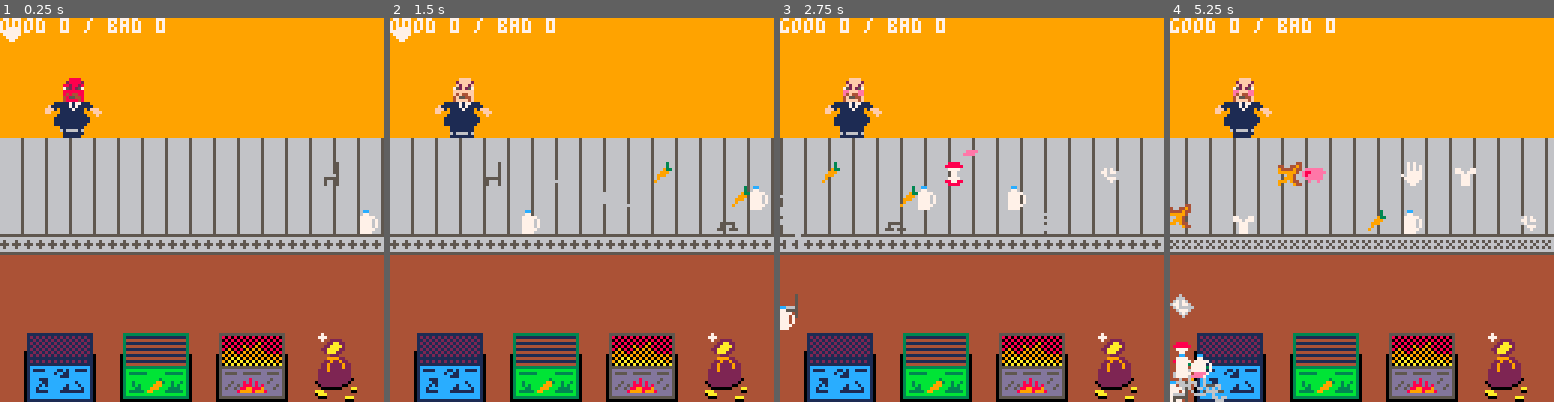
Above: before the commit, frames 1-4 (left to right).
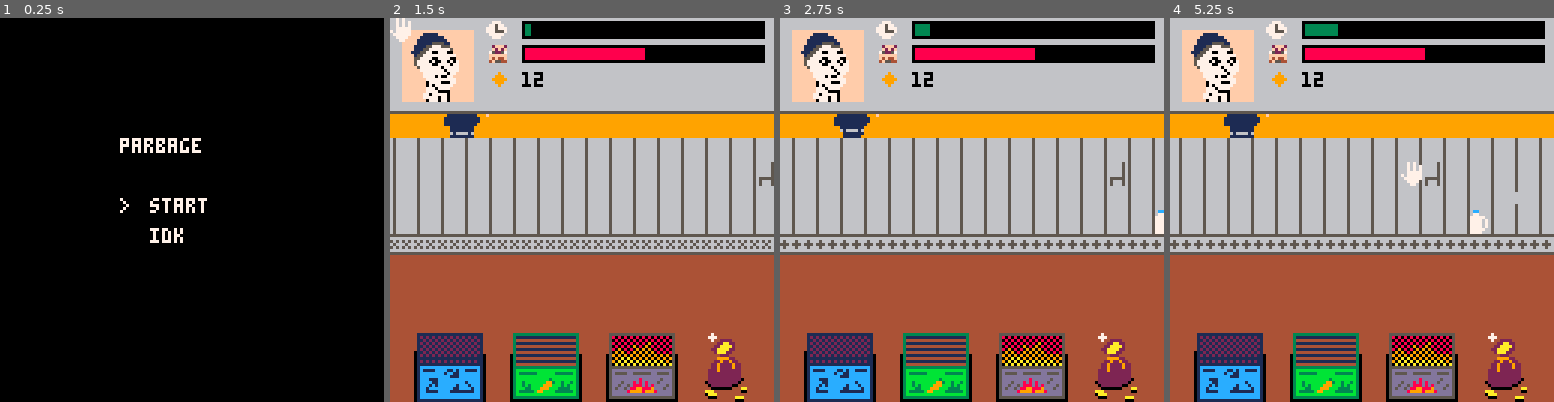
Above: after the commit, the same moments.

Repository: thorny-thorny/parbage
Game: PICO-8 cartridge lej20.p8
Two runs of this game, one before a commit and one after it. Both use one fixed random seed, a clock stepped at 60 frames per second and the inputs below.
Inputs:
- Up to frame 1 (0.25 s): no input
- Up to frame 2 (1.5 s): tap O (Z key) at 0.33, 0.7, 1.43 s
- Up to frame 3 (2.75 s): hold Left 1.97-2.37 s; tap O (Z key) at 2.22 s; hold Down from 2.42 s (still down)
- Up to frame 4 (5.25 s): release Down at 2.82 s; hold Right 2.87-3.53 s; tap O (Z key) at 3.1, 3.98, 4.87 s; hold Up 3.58-4.08 s; hold Right 4.13-4.53 s; hold Down 4.58-5.08 s; hold Left from 5.13 s (still down)

The runs differ from the first frame. In frame 1, 98% of the frame differs, in the area x 0-100%, y 0-100%; in frame 2, 33%; in frame 3, 32%; in frame 4, 35%.

Commit message:
New scenes, ui and logic

Diff:
--- a/animation.lua
+++ b/animation.lua
@@ -13,5 +13,5 @@
 end
 
 function animation_get(self)
-  return self.cycle / self.duration
+  return flr(self.cycle / self.duration)
 end
--- a/belt.lua
+++ b/belt.lua
@@ -2,7 +2,7 @@
   return {
     y = y,
     height = height,
-    belt_animation = animation_create(0, 4, duration),
+    belt_animation = animation_create(0, 8, duration),
     gears_animation = animation_create(0, 2, duration * 2),
     draw = belt_draw,
     update = belt_update,
--- a/conveyer.lua
+++ b/conveyer.lua
@@ -1,15 +1,16 @@
-function conveyer_create(y, height, speed, delay, on_fall)
+function conveyer_create(y, height, speed, delay)
+  local cycle_duration = flr(10 / speed)
   return {
     y = y,
     height = height,
     items = {},
     next_spawn = 0,
     delay = delay,
-    speed = speed,
-    belt = belt_create(y, height, 10 / speed),
+    move_cycle = 0,
+    move_duration = cycle_duration,
+    belt = belt_create(y, height, cycle_duration),
     update = conveyer_update,
     draw = conveyer_draw,
-    on_fall = on_fall,
   }
 end
 
@@ -21,27 +22,36 @@
 end
 
 function conveyer_update(self)
+  local fall_items = {}
+
   if self.next_spawn <= 0 then
-    local item = make_garbage_item(all_garbage[1 + flr(rnd(#all_garbage))], 120 + self.speed, (self.y + flr(rnd(self.height))) * 8)
+    local item = make_garbage_item(all_garbage[1 + flr(rnd(#all_garbage))], 128, (self.y + flr(rnd(self.height))) * 8)
     add(self.items, item)
     self.next_spawn = 1 + flr(rnd(self.delay))
   else
     self.next_spawn -= 1
   end
 
-  local to_delete = {}
-  for i = 1, #self.items do
-    local item = self.items[i]
-    item.x -= self.speed
-    if item.x < 0 then
-      self.on_fall(item)
-      add(to_delete, item)
+  self.move_cycle += 1
+  if self.move_cycle >= self.move_duration then
+    self.move_cycle = 0
+
+    local to_delete = {}
+    for i = 1, #self.items do
+      local item = self.items[i]
+      item.x -= 1
+      if item.x < 0 then
+        add(fall_items, item)
+        add(to_delete, item)
+      end
+    end
+
+    for i = 1, #to_delete do
+      del(self.items, to_delete[i])
     end
   end
 
-  for i = 1, #to_delete do
-    del(self.items, to_delete[i])
-  end
+  self.belt:update()
 
-  self.belt:update()
+  return fall_items
 end
--- a/game.lua
+++ /dev/null
@@ -1,39 +0,0 @@
-local stats = {
-  good = 0,
-  bad = 0,
-}
-
-local boss = boss_create(20, 20)
-
-local env = env_create()
-
-function drop_from_conveyer(item)
-  item.x += -2 + rnd(5)
-  add(env.falling_items, item)
-end
-
-local conveyer = conveyer_create(5, 4, 2, 10, drop_from_conveyer)
-
-local hand = hand_create(0, 0)
-
-
-function _update()
-  boss:update()
-  conveyer:update()
-  env:update()
-  hand:update(env, conveyer)
-end
-
-function _draw()
-  cls(0)
-  map(0, 0)
-
-  boss:draw()
-  conveyer:draw()
-  env:draw()
-  hand:draw()
-
-  -- map(16, 0, 0, 0)
-
-  print('good '..stats.good..' / bad '..stats.bad, 0, 0, 7)
-end
--- /dev/null
+++ b/game_scene.lua
@@ -0,0 +1,42 @@
+function game_scene_create()
+  return {
+    shift_time = 0,
+    shift_total = 1000,
+    env = env_create(),
+    boss = boss_create(20, 20),
+    conveyer = conveyer_create(5, 4, 3, 50),
+    hand = hand_create(0, 0),
+    overlay = overlay_create(),
+    update = game_scene_update,
+    draw = game_scene_draw,
+  }
+end
+
+function game_scene_draw(self)
+  map(0, 0)
+
+  self.boss:draw()
+  self.conveyer:draw()
+  self.env:draw()
+  self.overlay:draw()
+  self.hand:draw()
+end
+
+function game_scene_update(self)
+  self.shift_time += 1
+  if self.shift_time >= self.shift_total then
+    show_outro(true)
+  end
+
+  local fall_items = self.conveyer:update()
+  for i = 1, #fall_items do
+    local item = fall_items[i]
+    item.x += -2 + rnd(5)
+    add(self.env.falling_items, item)
+  end
+
+  self.boss:update()
+  self.env:update()
+  self.hand:update(self.env, self.conveyer)
+  self.overlay:update(self.shift_time / self.shift_total, 0.5)
+end
--- /dev/null
+++ b/intro_scene.lua
@@ -0,0 +1,31 @@
+function intro_scene_create()
+  return {
+    dx = 0,
+    dy = 0,
+    update = intro_scene_update,
+    draw = intro_scene_draw,
+  }
+end
+
+function intro_scene_draw(self)
+  map(32, 0)
+
+  for i = 1, 4 do
+    for j = 1, 3 do
+      spr(132 + (j - 1) + (i - 1) * 16, self.dx - 24 + (j - 1) * 8, 76 + (i - 1) * 8)
+    end
+  end
+
+  print("new day - new shift", 0, 113, 7)
+  print("🅾️ to continue", 0, 121, 7)
+end
+
+function intro_scene_update(self)
+  if self.dx < 100 then
+    self.dx += 1
+  end
+
+  if btnp(🅾️) then
+    show_game()
+  end
+end
--- a/lej20.p8
+++ b/lej20.p8
@@ -9,7 +9,15 @@
 #include conveyer.lua
 #include hand.lua
 #include env.lua
-#include game.lua
+#include overlay.lua
+#include menu_scene.lua
+#include intro_scene.lua
+#include game_scene.lua
+#include outro_scene.lua
+#include scene_controller.lua
+
+show_menu()
+
 
 
 
@@ -111,21 +119,19 @@
 0000000000000000000000000000000000000000000000000000000000000000000000000000000000000000000000000000000000000000000000000000000000000000010101020202040404080800000000000101010202020404040808000000000001010102020204040408080000000000000000000000000000000000
 0000000000000000000000000000000000000000000000000000000000000000000000000000000000000000000000000000000000000000000000000000000000000000000000000000000000000000000000000000000000000000000000000000000000000000000000000000000000000000000000000000000000000000
 __map__
-2f2f2f2f2f2f2f2f2f2f2f2f2f2f2f2f00000000000000002900000000000000000000000000000000000000000000000000000000000000000000000000000000000000000000000000000000000000000000000000000000000000000000000000000000000000000000000000000000000000000000000000000000000000
-2f2f2f2f2f2f2f2f2f2f2f2f2f2f2f2f00000000000000000000000000000000000000000000000000000000000000000000000000000000000000000000000000000000000000000000000000000000000000000000000000000000000000000000000000000000000000000000000000000000000000000000000000000000
-2f2f2f2f2f2f2f2f2f2f2f2f2f2f2f2f00000000000000000000000000000000000000000000000000000000000000000000000000000000000000000000000000000000000000000000000000000000000000000000000000000000000000000000000000000000000000000000000000000000000000000000000000000000
-2f2f2f2f2f2f2f2f2f2f2f2f2f2f2f2f00000000000000000000000000000000000000000000000000000000000000000000000000000000000000000000000000000000000000000000000000000000000000000000000000000000000000000000000000000000000000000000000000000000000000000000000000000000
-2f2f2f2f2f2f2f2f2f2f2f2f2f2f2f2f00000000000000000000000000000000000000000000000000000000000000000000000000000000000000000000000000000000000000000000000000000000000000000000000000000000000000000000000000000000000000000000000000000000000000000000000000000000
-0101010101010101010101010101010100000000000000000000000000000000000000000000000000000000000000000000000000000000000000000000000000000000000000000000000000000000000000000000000000000000000000000000000000000000000000000000000000000000000000000000000000000000
-0101010101010101010101010101010100000000000000000000000000000000000000000000000000000000000000000000000000000000000000000000000000000000000000000000000000000000000000000000000000000000000000000000000000000000000000000000000000000000000000000000000000000000
-0101010101010101010101010101010100000000000000000000000000000000000000000000000000000000000000000000000000000000000000000000000000000000000000000000000000000000000000000000000000000000000000000000000000000000000000000000000000000000000000000000000000000000
-0101010101010101010101010101010100000000000000000000000000000000000000000000000000000000000000000000000000000000000000000000000000000000000000000000000000000000000000000000000000000000000000000000000000000000000000000000000000000000000000000000000000000000
-10101010101010101010101010101010bfbfbfbfbfbfbfbfbfbfbfbfbfbf0000000000000000000000000000000000000000000000000000000000000000000000000000000000000000000000000000000000000000000000000000000000000000000000000000000000000000000000000000000000000000000000000000
-3f3f3f3f3f3f3f3f3f3f3f3f3f3f3f3fbfbfbfbfbf8b9bbfbfbfbfbf8ebf0000000000000000000000000000000000000000000000000000000000000000000000000000000000000000000000000000000000000000000000000000000000000000000000000000000000000000000000000000000000000000000000000000
-3f3f3f3f3f3f3f3f3f3f3f3f3f3f3f3fbfbfbf9bbf9b9b9b9b9bbfbfbfbf0000000000000000000000000000000000000000000000000000000000000000000000000000000000000000000000000000000000000000000000000000000000000000000000000000000000000000000000000000000000000000000000000000
-3f3f3f3f3f3f3f3f3f3f3f3f3f3f3f3fbfbfbfadabacac9bad9bbfbfbfbf0000000000000000000000000000000000000000000000000000000000000000000000000000000000000000000000000000000000000000000000000000000000000000000000000000000000000000000000000000000000000000000000000000
-3f4445463f4748493f4a4b4c3f4d4e3fbfbfbfbbabbbbb9b9b9bbfbfbfbf0000000000000000000000000000000000000000000000000000000000000000000000000000000000000000000000000000000000000000000000000000000000000000000000000000000000000000000000000000000000000000000000000000
-3f5455563f5758593f5a5b5c3f5d5e3fbfbfbfbbabbdbb9bad9cbfbfbfbf0000000000000000000000000000000000000000000000000000000000000000000000000000000000000000000000000000000000000000000000000000000000000000000000000000000000000000000000000000000000000000000000000000
-3f6465663f6768693f6a6b6c3f6d6e3fbfbfbfbcbcbcbcbcbcbcbfbfbfbf0000000000000000000000000000000000000000000000000000000000000000000000000000000000000000000000000000000000000000000000000000000000000000000000000000000000000000000000000000000000000000000000000000
-0000000000000000000000000000bfbfbfbfbfbfbfbfbfbfbfbfbfbfbfbf0000000000000000000000000000000000000000000000000000000000000000000000000000000000000000000000000000000000000000000000000000000000000000000000000000000000000000000000000000000000000000000000000000
-0000000000000000000000000000bfbfbfbfbfbfbfbfbfbfbfbfbfbfbfbf0000000000000000000000000000000000000000000000000000000000000000000000000000000000000000000000000000000000000000000000000000000000000000000000000000000000000000000000000000000000000000000000000000
+000000002f2f2f2f2f2f2f2f2f2f2f2f808182830e1f1f1f1f1f1f1f1f1f1f1faeaeaeaeaeaeaeaeaeaeaeaeaeaeaeae9f9f9f9f9f9f8f8f8f8f8f8f9f9f9f9f00000000000000000000000000000000000000000000000000000000000000000000000000000000000000000000000000000000000000000000000000000000
+000000002f2f2f2f2f2f2f2f2f2f2f2f909192931e1f1f1f1f1f1f1f1f1f1f1faeaeaeaeaeaeaeaeaeaeaeaeaeaeaeae9f9f9f9f9f9f9f8f8f8f8f9f9f9f9f9f00000000000000000000000000000000000000000000000000000000000000000000000000000000000000000000000000000000000000000000000000000000
+000000002f2f2f2f2f2f2f2f2f2f2f2fa0a1a2a30d1f1f1f1f1f1f1f1f1f1f1faeaeaeaeaebebebebebebebebeaeaeae9f9f9f9f9f9f9f9f9f9f9f9f9f9f9f9f00000000000000000000000000000000000000000000000000000000000000000000000000000000000000000000000000000000000000000000000000000000
+000000002f2f2f2f2f2f2f2f2f2f2f2fb0b1b2b30f0f0f0f0f0f0f0f0f0f0f0faeaebebebebebebebebebebebebebebe9f9f9f9f9f9f9f9f9f9f9f9f9f9f9f9f00000000000000000000000000000000000000000000000000000000000000000000000000000000000000000000000000000000000000000000000000000000
+2f2f2f2f2f2f2f2f2f2f2f2f2f2f2f2f00000000000000000000000000000000bebebebebebebebebebebebebebebebe9f9f9f9f9f9f9f9f9f9f9f9f9f9f9f9f00000000000000000000000000000000000000000000000000000000000000000000000000000000000000000000000000000000000000000000000000000000
+2f2f2f2f2f2f2f2f2f2f2f2f2f2f2f2f00000000000000000000000000000000bebebebebebebe9f9f9f9fbebebebebe9f9f9f9f9f9f9f9f9f9f9f9f9f9f9f9f00000000000000000000000000000000000000000000000000000000000000000000000000000000000000000000000000000000000000000000000000000000
+2f2f2f2f2f2f2f2f2f2f2f2f2f2f2f2f00000000000000000000000000000000bebebebebe9f9f9f9f9f9f9f9fbebebe9f9f9f9f9f9f9f9f9f9f9f9f9f9f9f9f00000000000000000000000000000000000000000000000000000000000000000000000000000000000000000000000000000000000000000000000000000000
+2f2f2f2f2f2f2f2f2f2f2f2f2f2f2f2f000000000000000000000000000000009f9f9f9f9f9f9f9f9f9f9f9f9f9f9f9f9f9f9f9f9f9f9f9f9f9f9f9f9f9f9f9f00000000000000000000000000000000000000000000000000000000000000000000000000000000000000000000000000000000000000000000000000000000
+3f3f3f3f3f3f3f3f3f3f3f3f3f3f3f3f000000000000000000000000000000009f9f9f9f9f9f9f8f8f8f8f8b9b9f9f9f9f9f9f9f9f9f9f9f9f9f9f8b9b9f9f9f00000000000000000000008b9b000000000000000000000000000000000000000000000000000000000000000000000000000000000000000000000000000000
+3f3f3f3f3f3f3f3f3f3f3f3f3f3f3f3f000000000000000000000000000000009f9fafafafafafaf8f9b8f9b9b9b9b9b9f9fafafafafafaf9f9b9f9b9b9b9b9b0000afafafafafaf009b009b9b9b9b9b000000000000000000000000000000000000000000000000000000000000000000000000000000000000000000000000
+3f3f3f3f3f3f3f3f3f3f3f3f3f3f3f3f00000000000000000000000000000000afafafafafafafafafadabacac9bad9bafafafafafafafafafadabacac9bad9bafafafafafafafafafadabacac9bad9b000000000000000000000000000000000000000000000000000000000000000000000000000000000000000000000000
+3f3f3f3f3f3f3f3f3f3f3f3f3f3f3f3f00000000000000000000000000000000afafafafafafafafafbbabbbbb9b9b9bafafafafafafafafafbbabbbbb9b9b9bafafafafafafafafafbbabbbbb9b9b9b000000000000000000000000000000000000000000000000000000000000000000000000000000000000000000000000
+3f3f3f3f3f3f3f3f3f3f3f3f3f3f3f3f00000000000000000000000000000000bfbfbfbfbfbfbfbfbfbbabbdbb9bad9cbfbfbfbfbfbfbfbfbfbbabbdbb9bad9cbfbfbfbfbfbfbfbfbfbbabbdbb9bad9c000000000000000000000000000000000000000000000000000000000000000000000000000000000000000000000000
+3f4445463f4748493f4a4b4c3f4d4e3f00000000000000000000000000000000bcbcbcbcbcbcbcbcbcbcbcbcbcbcbcbcbcbcbcbcbcbcbcbcbcbcbcbcbcbcbcbcbcbcbcbcbcbcbcbcbcbcbcbcbcbcbcbc000000000000000000000000000000000000000000000000000000000000000000000000000000000000000000000000
+3f5455563f5758593f5a5b5c3f5d5e3f00000000000000000000000000000000000000000000000000000000000000000000000000000000000000000000000000000000000000000000000000000000000000000000000000000000000000000000000000000000000000000000000000000000000000000000000000000000
+3f6465663f6768693f6a6b6c3f6d6e3f00000000000000000000000000000000000000000000000000000000000000000000000000000000000000000000000000000000000000000000000000000000000000000000000000000000000000000000000000000000000000000000000000000000000000000000000000000000
--- /dev/null
+++ b/menu_scene.lua
@@ -0,0 +1,32 @@
+function menu_scene_create()
+  return {
+    selection = 0,
+    total = 2,
+    update = menu_scene_update,
+    draw = menu_scene_draw,
+  }
+end
+
+function menu_scene_draw(self)
+  print("parbage", 40, 40, 7)
+  print("start", 50, 60, 7)
+  print("idk", 50, 70, 7)
+  print(">", 40, 60 + self.selection * 10, 7)
+end
+
+function menu_scene_update(self)
+  local delta = 0
+  if btnp(⬆️) then
+    delta = -1
+  elseif btnp(⬇️) then
+    delta = 1
+  end
+
+  self.selection = (self.selection + self.total + delta) % self.total
+
+  if btnp(🅾️) then
+    if self.selection == 0 then
+      show_intro()
+    end
+  end
+end
--- /dev/null
+++ b/outro_scene.lua
@@ -0,0 +1,55 @@
+function outro_scene_create(good)
+  return {
+    good = good,
+    dx = 100,
+    dy = 0,
+    rain_animation = animation_create(0, 3, 2),
+    update = outro_scene_update,
+    draw = outro_scene_draw,
+  }
+end
+
+function outro_scene_draw(self)
+  local map_x = 48
+  local start_sprite = 132
+  if not self.good then
+    map_x = 64
+    start_sprite = 135
+  end
+
+  map(map_x, 0)
+
+  for i = 1, 4 do
+    for j = 1, 3 do
+      spr(start_sprite + (j - 1) + (i - 1) * 16, self.dx - 24 + (j - 1) * 8, 76 + (i - 1) * 8)
+    end
+  end
+
+  if not self.good then
+    for i = 1, 16 do
+      for j = 1, 14 do
+        spr(138 + 16 * self.rain_animation:get(), (i - 1) * 8, (j - 1) * 8)
+      end
+    end
+  end
+
+  local text = "feels good man"
+  if not self.good then
+    text = "feels bad man"
+  end
+
+  print(text, 0, 113, 7)
+  print("🅾️ to continue", 0, 121, 7)
+end
+
+function outro_scene_update(self)
+  self.rain_animation:update()
+
+  if self.dx > 0 then
+    self.dx -= 1
+  end
+
+  if btnp(🅾️) then
+    show_menu()
+  end
+end
--- /dev/null
+++ b/overlay.lua
@@ -0,0 +1,25 @@
+function overlay_create()
+  return {
+    shift_progress = 0,
+    boss_level = 0,
+    draw = overlay_draw,
+    update = overlay_update,
+  }
+end
+
+function overlay_update(self, shift_progress, boss_level)
+  self.shift_progress = shift_progress
+  self.boss_level = boss_level
+end
+
+function draw_scale(position, value, color)
+  rectfill(44, position * 8 + 1, 124, position * 8 + 6, 0)
+  rectfill(45, position * 8 + 2, 45 + flr((123 - 45) * min(1, value)), position * 8 + 5, color)
+end
+
+function overlay_draw(self)
+  map(16, 0)
+  draw_scale(0, self.shift_progress, 3)
+  draw_scale(1, self.boss_level, 8)
+  print("12", 44, 18, 0)
+end
--- /dev/null
+++ b/scene_controller.lua
@@ -0,0 +1,30 @@
+local scene = nil
+
+function show_menu()
+  scene = menu_scene_create()
+end
+
+function show_intro()
+  scene = intro_scene_create()
+end
+
+function show_outro(good)
+  scene = outro_scene_create(good)
+end
+
+function show_game()
+  scene = game_scene_create()
+end
+
+function _update()
+  if scene then
+	  scene:update()
+  end
+end
+
+function _draw()
+  cls()
+  if scene then
+	  scene:draw()
+  end
+end
Not shown, changed: 54 lines of the sprite sheet (__gfx__) section of lej20.p8
